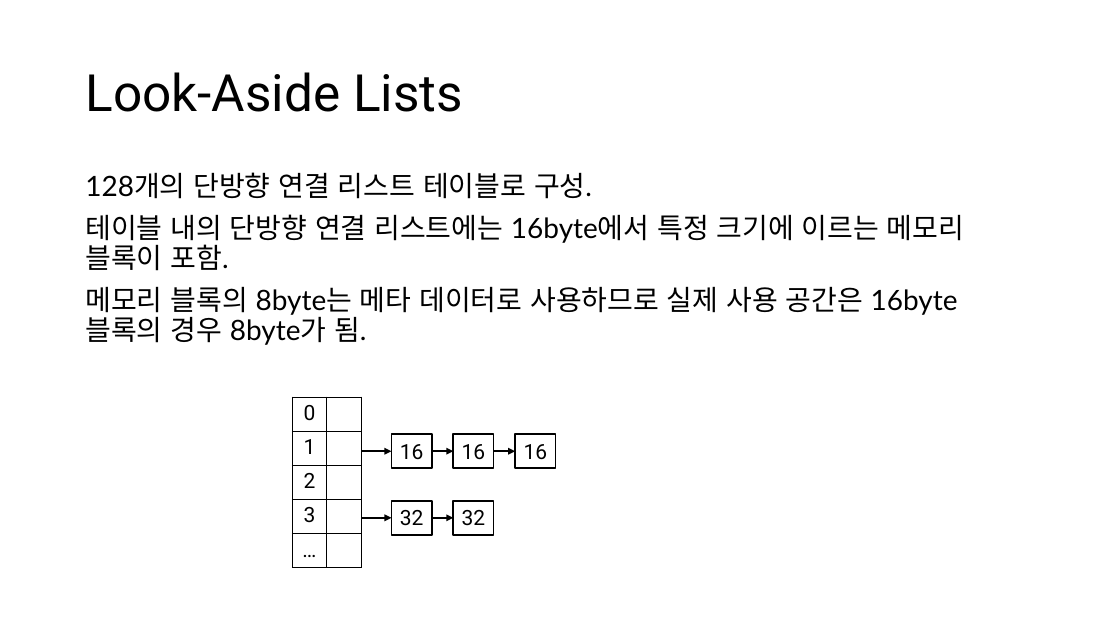
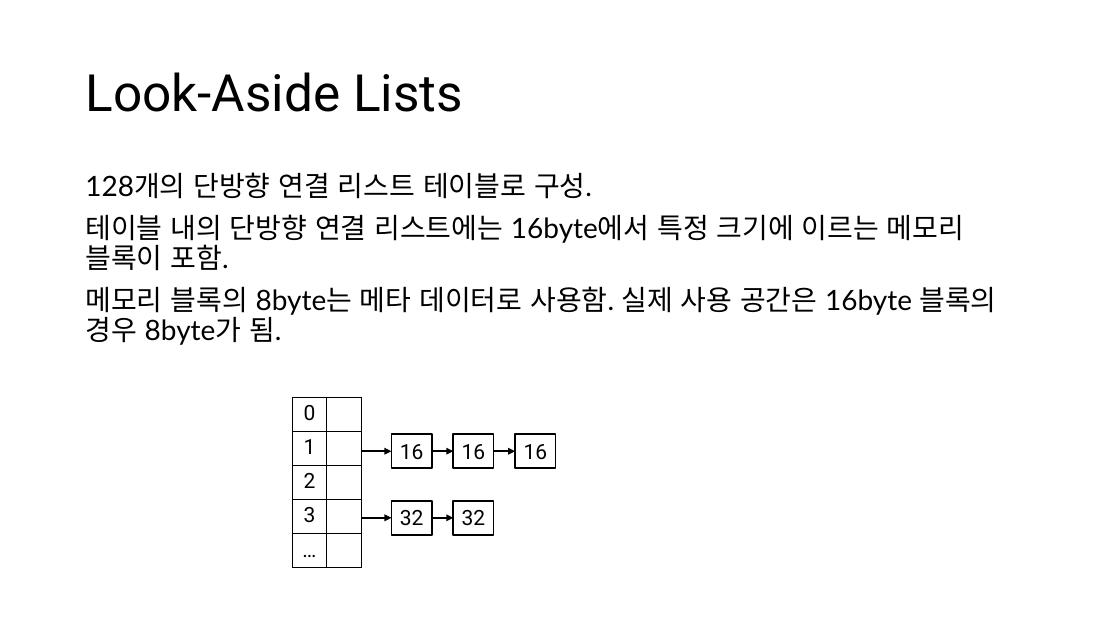
Before and after one commit to CppKorea/OptimizedCppStudy, a slide deck: slide 9 of 13th Study/Optimized C++ Study - Chapter 13, Optimize Memory Management.pptx. Drawn at 1120x630 pixels with LibreOffice and Linux fonts; fonts in the diff are those of the drawing. Boxes give left, top, right and bottom in pixels: in the first picture for what was removed or moved away, otherwise in the second. Text is boxed around its words. In the diff, an @@ line names an element or a change of style, - is before the commit and + after.

```diff
--- a/13th Study/Optimized C++ Study - Chapter 13, Optimize Memory Management.pptx
+++ b/13th Study/Optimized C++ Study - Chapter 13, Optimize Memory Management.pptx
@@ text at bbox=[85, 286, 996, 345]: text changed @@
-메모리 블록의 8byte는 메타 데이터로 사용하므로 실제 사용 공간은 16byte 블록의 경우 8byte가 됨.
+메모리 블록의 8byte는 메타 데이터로 사용함. 실제 사용 공간은 16byte 블록의 경우 8byte가 됨.
```
Also in this commit, not shown: 6 other slides changed, 5 slides added.
